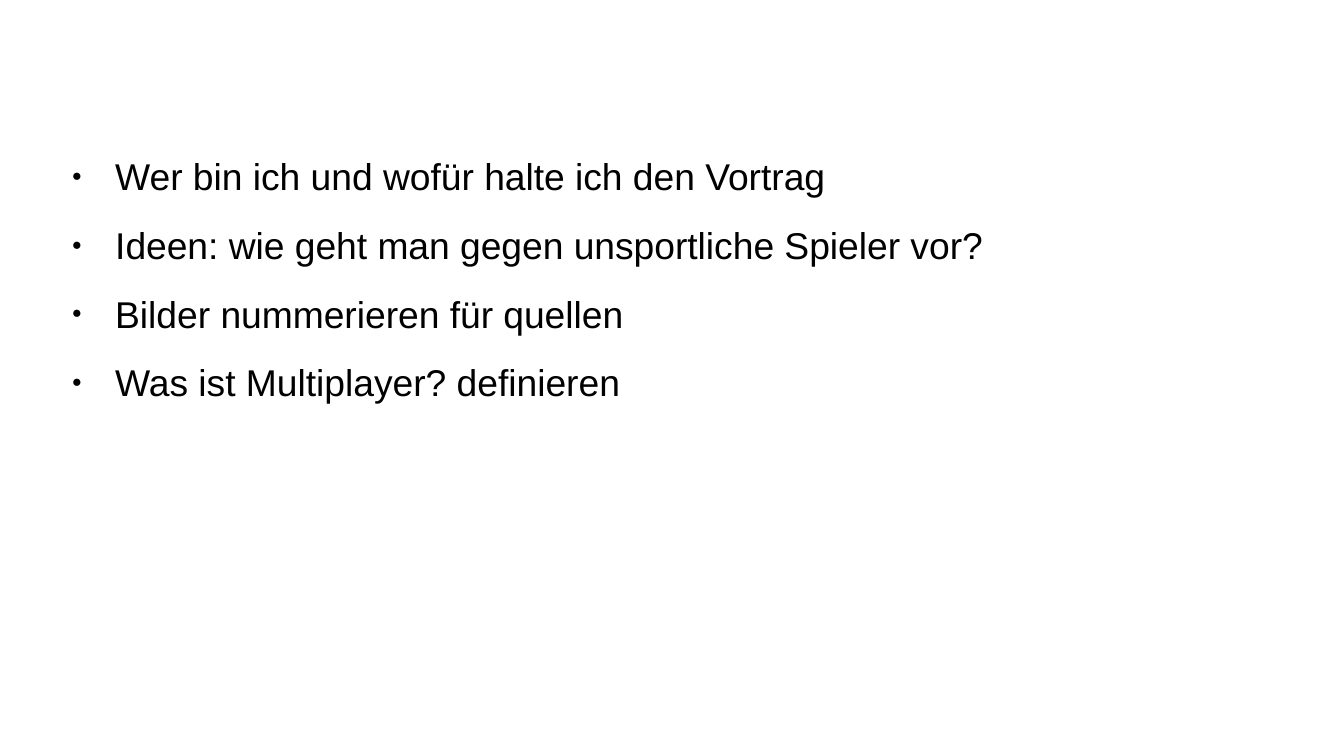
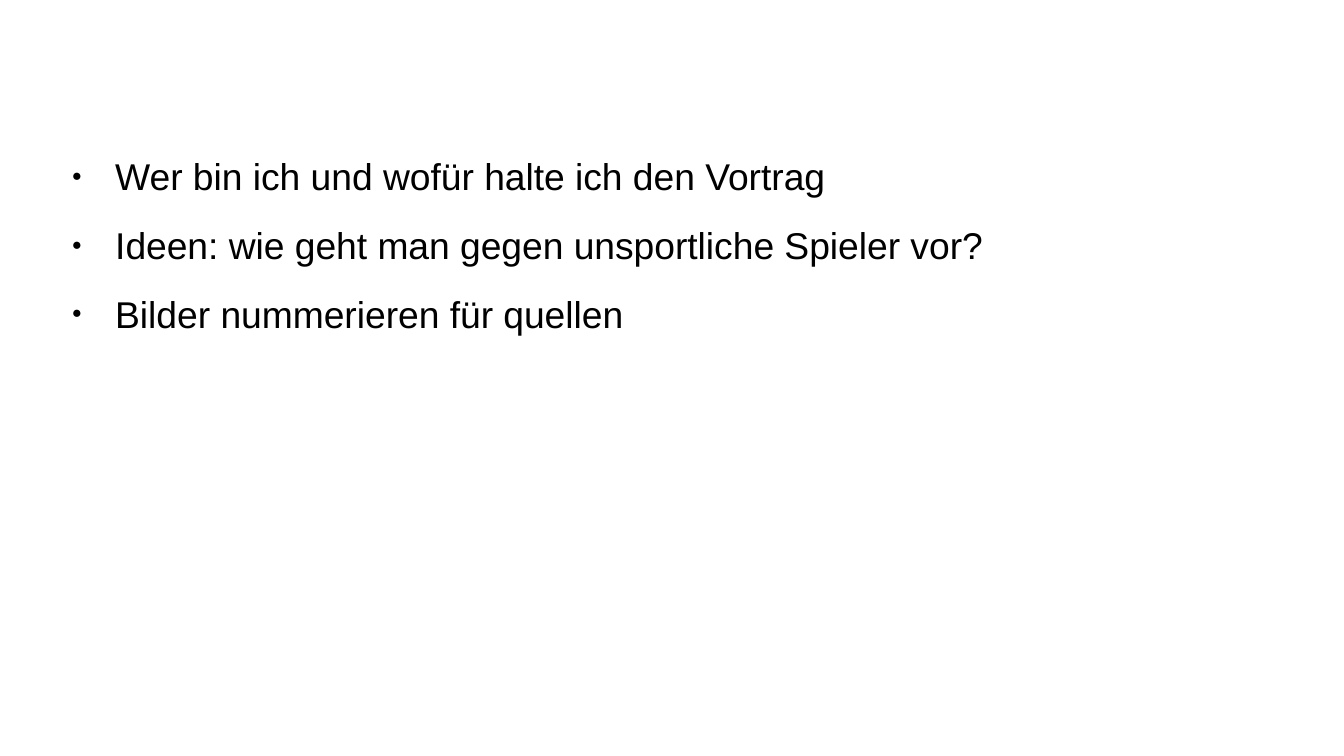
Before and after one commit to Aureumignis/UniStuff, a slide deck: slide 3 of WISE2020/HTiESD/HTiEDS_Praesentation.odp. Drawn at 1344x756 pixels with LibreOffice and Linux fonts; fonts in the diff are those of the drawing. Boxes give left, top, right and bottom in pixels: in the first picture for what was removed or moved away, otherwise in the second. Text is boxed around its words. In the diff, an @@ line names an element or a change of style, - is before the commit and + after.

```diff
--- a/WISE2020/HTiESD/HTiEDS_Praesentation.odp
+++ b/WISE2020/HTiESD/HTiEDS_Praesentation.odp
@@ text at <box>115,369,620,404</box>: paragraph removed @@
-● Was ist Multiplayer? definieren
```
Also in this commit, not shown: 1 slide removed.
